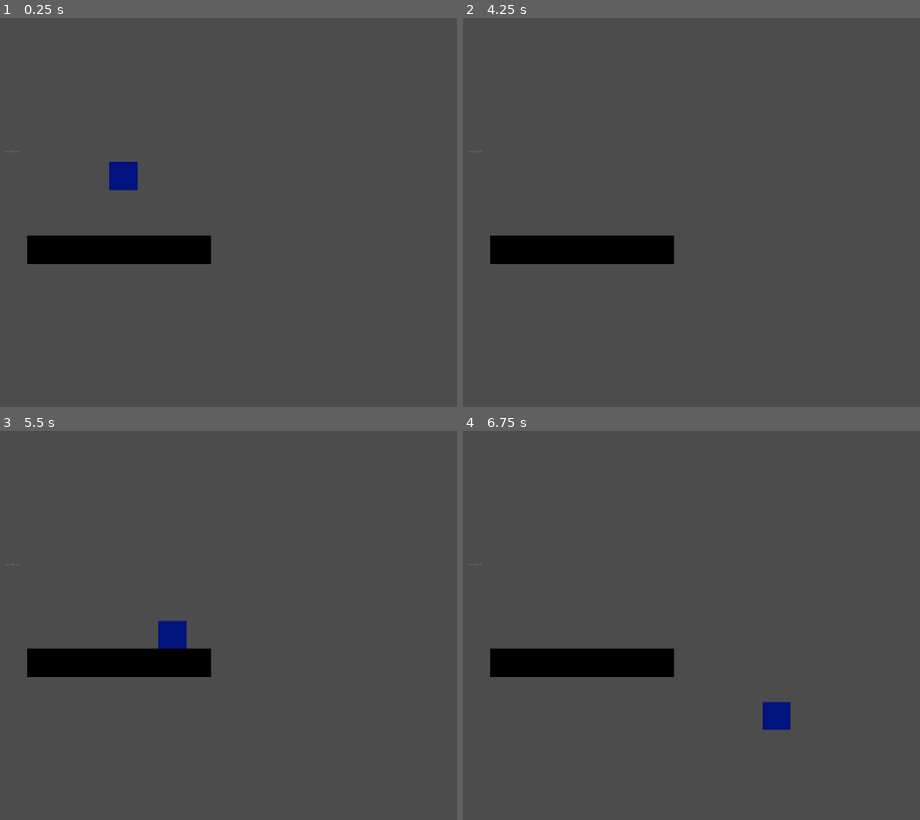
Above: before the commit, frames 1-4 (two rows, left to right).
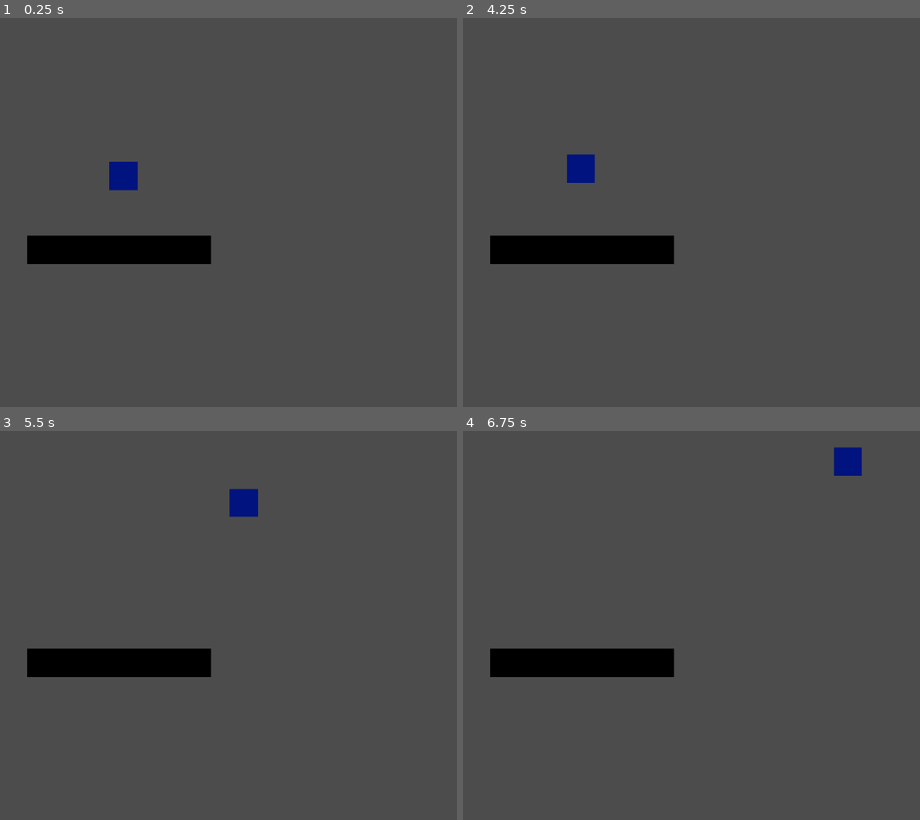
Above: after the commit, the same moments.

Repository: tame-doggo/a-lot-of-jumps
Game: Godot game, scene res://scenes/test_level.tscn
The game is run twice, just before and just after one commit, with the same random seed, the same clock (stepped at 60 frames per second) and the same inputs.
Inputs:
- Up to frame 1 (0.25 s): no input
- Up to frame 2 (4.25 s): hold D (right) 0.53-2.03 s; tap W (jump) at 0.77, 1.52, 3.02, 3.77 s; hold A (left) from 2.03 s (still down); tap R (restart, bound only after the commit) at 4.15 s
- Up to frame 3 (5.5 s): release A (left) at 4.28 s; hold D (right) from 4.28 s (still down); tap W (jump) at 4.52 s
- Up to frame 4 (6.75 s): keep holding D (right); tap W (jump) at 6.02 s

The runs differ from the first frame. In frame 1, less than 0.1% of the frame differs, in the area x 2-5%, y 34-35%; in frame 2, 0.5%; in frame 3, 0.9%, in the area x 2-57%, y 14-57%; in frame 4, 0.9%.
Error after the commit: Trying to assign value of type 'RichTextLabel' to a variable of type 'Node2D'. (res://scripts/RestartNotificationArea.gd:4)

Commit message:
Add restart button and notification area

Diff:
--- a/prefabs/Camera2D.tscn
+++ b/prefabs/Camera2D.tscn
@@ -1,5 +1,26 @@
-[gd_scene format=2]
+[gd_scene load_steps=3 format=2]
+
+[ext_resource path="res://scripts/Camera.gd" type="Script" id=1]
+[ext_resource path="res://scripts/RestartNotification.gd" type="Script" id=2]
 
 [node name="Camera2D" type="Camera2D"]
 position = Vector2( 514.806, 299.137 )
 current = true
+script = ExtResource( 1 )
+
+[node name="RichTextLabel" type="RichTextLabel" parent="."]
+visible = false
+margin_left = -571.938
+margin_top = -850.489
+margin_right = -456.938
+margin_bottom = -835.489
+rect_scale = Vector2( 10.3831, 10.3831 )
+text = "Press R to Restart"
+script = ExtResource( 2 )
+__meta__ = {
+"_edit_use_anchors_": false,
+"_editor_description_": ""
+}
+timerPath = NodePath("Timer")
+
+[node name="Timer" type="Timer" parent="RichTextLabel"]
--- /dev/null
+++ b/prefabs/RestartManager.tscn
@@ -0,0 +1,6 @@
+[gd_scene load_steps=2 format=2]
+
+[ext_resource path="res://scripts/Restart.gd" type="Script" id=1]
+
+[node name="RestartManager" type="Node"]
+script = ExtResource( 1 )
--- /dev/null
+++ b/prefabs/RestartNotificationArea.tscn
@@ -0,0 +1,14 @@
+[gd_scene load_steps=3 format=2]
+
+[ext_resource path="res://scripts/RestartNotificationArea.gd" type="Script" id=1]
+
+[sub_resource type="RectangleShape2D" id=1]
+extents = Vector2( 64, 64 )
+
+[node name="RestartNotificationArea" type="Area2D"]
+script = ExtResource( 1 )
+notificationNodePath = NodePath("../Camera2D/RichTextLabel")
+
+[node name="CollisionShape2D" type="CollisionShape2D" parent="."]
+shape = SubResource( 1 )
+[connection signal="body_entered" from="." to="." method="_on_Area2D_body_entered"]
--- a/project.godot
+++ b/project.godot
@@ -48,6 +48,11 @@
 , Object(InputEventJoypadMotion,"resource_local_to_scene":false,"resource_name":"","device":0,"axis":1,"axis_value":-1.0,"script":null)
  ]
 }
+restart={
+"deadzone": 0.5,
+"events": [ Object(InputEventKey,"resource_local_to_scene":false,"resource_name":"","device":0,"alt":false,"shift":false,"control":false,"meta":false,"command":false,"pressed":false,"scancode":82,"unicode":0,"echo":false,"script":null)
+ ]
+}
 
 [physics]
 
--- a/scenes/test_level.tscn
+++ b/scenes/test_level.tscn
@@ -1,8 +1,10 @@
-[gd_scene load_steps=4 format=2]
+[gd_scene load_steps=6 format=2]
 
 [ext_resource path="res://prefabs/Camera2D.tscn" type="PackedScene" id=1]
 [ext_resource path="res://prefabs/Platform.tscn" type="PackedScene" id=2]
 [ext_resource path="res://prefabs/Player.tscn" type="PackedScene" id=3]
+[ext_resource path="res://prefabs/RestartNotificationArea.tscn" type="PackedScene" id=4]
+[ext_resource path="res://prefabs/RestartManager.tscn" type="PackedScene" id=5]
 
 [node name="Node2D" type="Node2D"]
 
@@ -16,12 +18,8 @@
 [node name="Camera2D" parent="." instance=ExtResource( 1 )]
 zoom = Vector2( 3, 3 )
 
-[node name="Label" type="Label" parent="."]
-margin_right = 64.0
-margin_bottom = 14.0
-text = "Reference"
-__meta__ = {
-"_edit_use_anchors_": false
-}
+[node name="RestartNotificationArea" parent="." instance=ExtResource( 4 )]
+position = Vector2( 513.4, 1031.64 )
+scale = Vector2( 42.8, 1 )
 
-[editable path="Player"]
+[node name="RestartManager" parent="." instance=ExtResource( 5 )]
--- /dev/null
+++ b/scripts/Camera.gd
@@ -0,0 +1,16 @@
+extends Camera2D
+
+
+# Declare member variables here. Examples:
+# var a = 2
+# var b = "text"
+
+
+# Called when the node enters the scene tree for the first time.
+func _ready():
+	pass # Replace with function body.
+
+
+# Called every frame. 'delta' is the elapsed time since the previous frame.
+#func _process(delta):
+#	pass
--- /dev/null
+++ b/scripts/Restart.gd
@@ -0,0 +1,8 @@
+extends Node
+
+func _process(delta):
+	if Input.is_action_just_pressed("restart"):
+		restart()
+
+func restart():
+	get_tree().reload_current_scene()
--- /dev/null
+++ b/scripts/RestartNotification.gd
@@ -0,0 +1,11 @@
+extends RichTextLabel
+
+export(NodePath) var timerPath
+onready var timer : Timer = get_node(timerPath)
+
+func activate():
+	timer.start()
+	show()
+
+func _on_Timer_timeout():
+	hide()
--- /dev/null
+++ b/scripts/RestartNotificationArea.gd
@@ -0,0 +1,12 @@
+extends Area2D
+
+export(NodePath) var notificationNodePath
+onready var notificationNode : Node2D = get_node(notificationNodePath)
+
+# Called every frame. 'delta' is the elapsed time since the previous frame.
+#func _process(delta):
+#	pass
+
+
+func _on_Area2D_body_entered(body):
+	notificationNode.activate()
